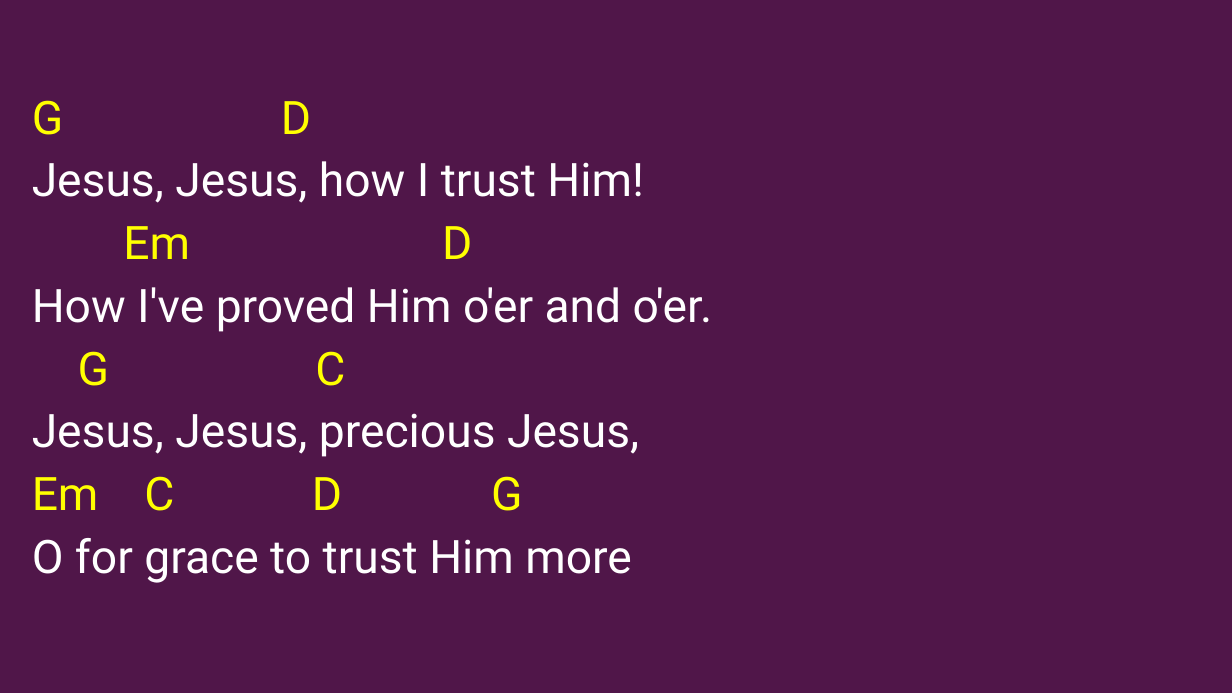
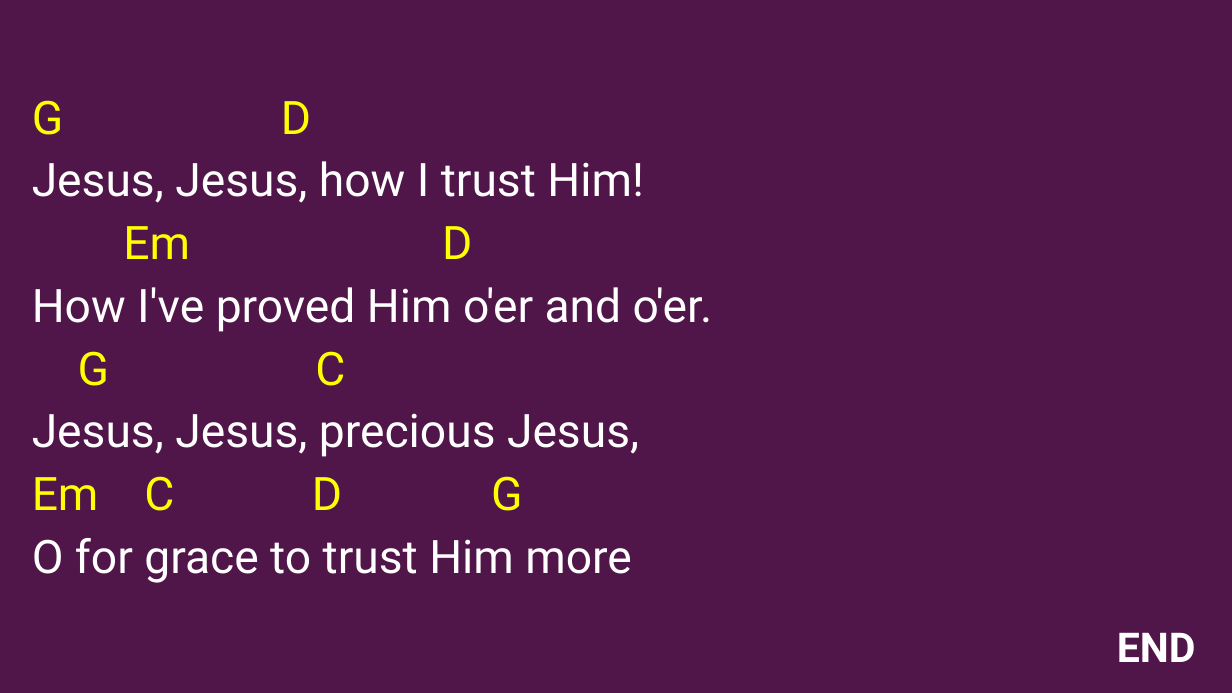
Before and after one commit to kendall412/worship, a slide deck: slide 19 of set/2026-07-12 El Camino Baptist Church-CH.pptx. Drawn at 1232x693 pixels with LibreOffice and Linux fonts; fonts in the diff are those of the drawing. Boxes give left, top, right and bottom in pixels: in the first picture for what was removed or moved away, otherwise in the second. Text is boxed around its words. In the diff, an @@ line names an element or a change of style, - is before the commit and + after.

Commit message:
revised

```diff
--- a/set/2026-07-12 El Camino Baptist Church-CH.pptx
+++ b/set/2026-07-12 El Camino Baptist Church-CH.pptx
@@ text added at [1117,632,1196,662], 32 pt, text #FFFFFF, bold @@
+END
```
